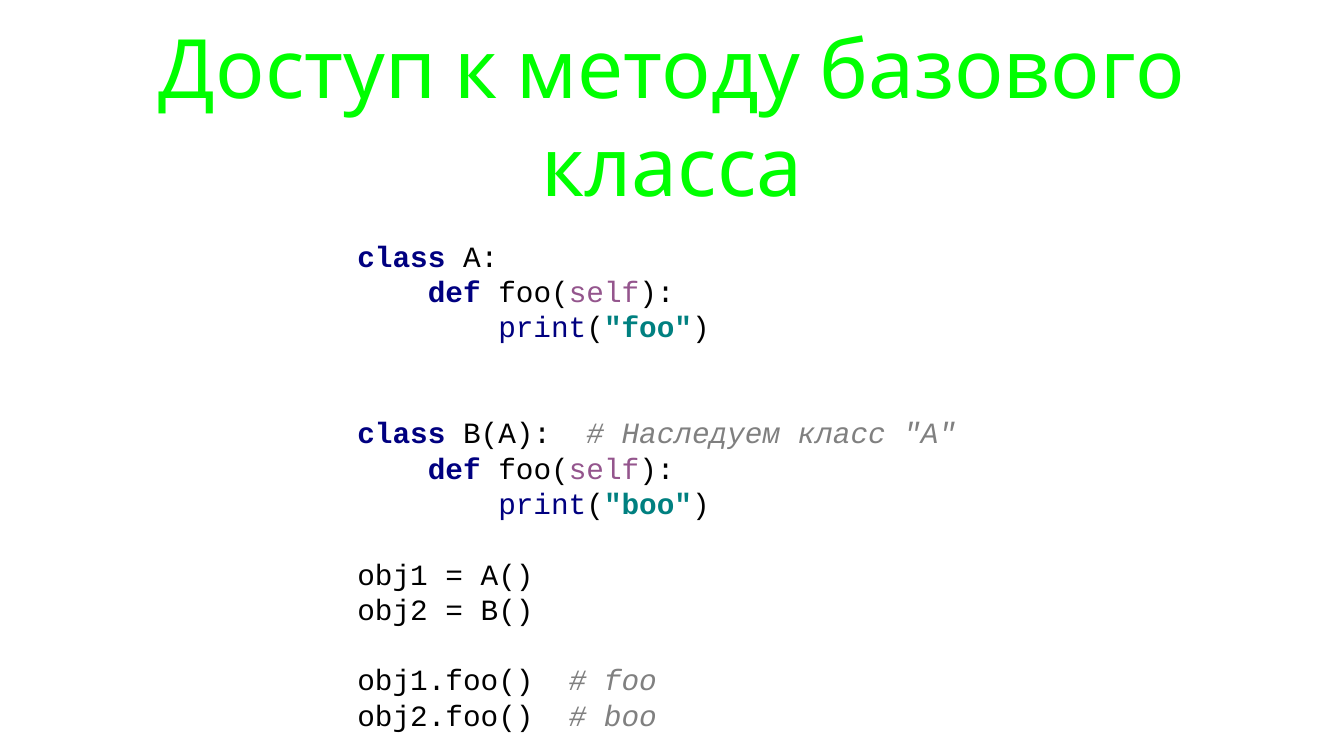
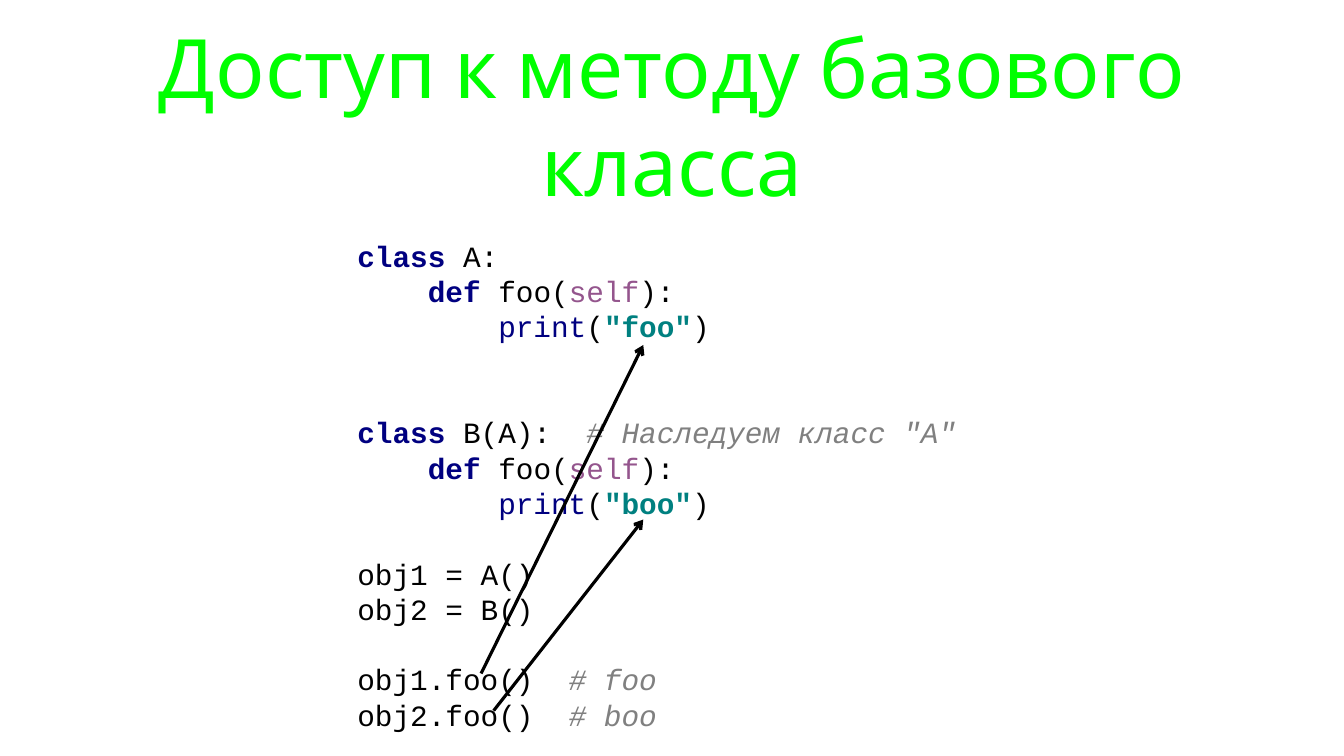
Before and after one commit to maxchv/LearnPython, a slide deck: slide 8 of week09/polimorphism.pptx (slide 7 before the commit). Drawn at 1344x756 pixels with LibreOffice and Linux fonts; fonts in the diff are those of the drawing. Boxes give left, top, right and bottom in pixels: in the first picture for what was removed or moved away, otherwise in the second. Text is boxed around its words. In the diff, an @@ line names an element or a change of style, - is before the commit and + after.

```diff
--- a/week09/polimorphism.pptx
+++ b/week09/polimorphism.pptx
@@ text at (x1=357, y1=246, x2=956, y2=732): text changed @@
-class A:
-def foo(self):
-print("foo")
-class B(A): # Наследуем класс "А"
-def foo(self):
-print("boo")
-obj1 = A()
-obj2 = B()
-obj1.foo() # foo
-obj2.foo() # boo
+class A:
+def foo(self):
+print("foo")
+class B(A): # Наследуем класс "А"
+def foo(self):
+print("boo")
+obj1 = A()
+obj2 = B()
+obj1.foo() # foo
+obj2.foo() # boo
@@ arrow added from (481, 674) to (643, 345), #000000 3 pt @@
@@ arrow added from (494, 711) to (643, 519), #000000 3 pt @@
```
Also in this commit, not shown: 7 other slides changed, 1 slide added, 1 slide removed, 7 other files.
